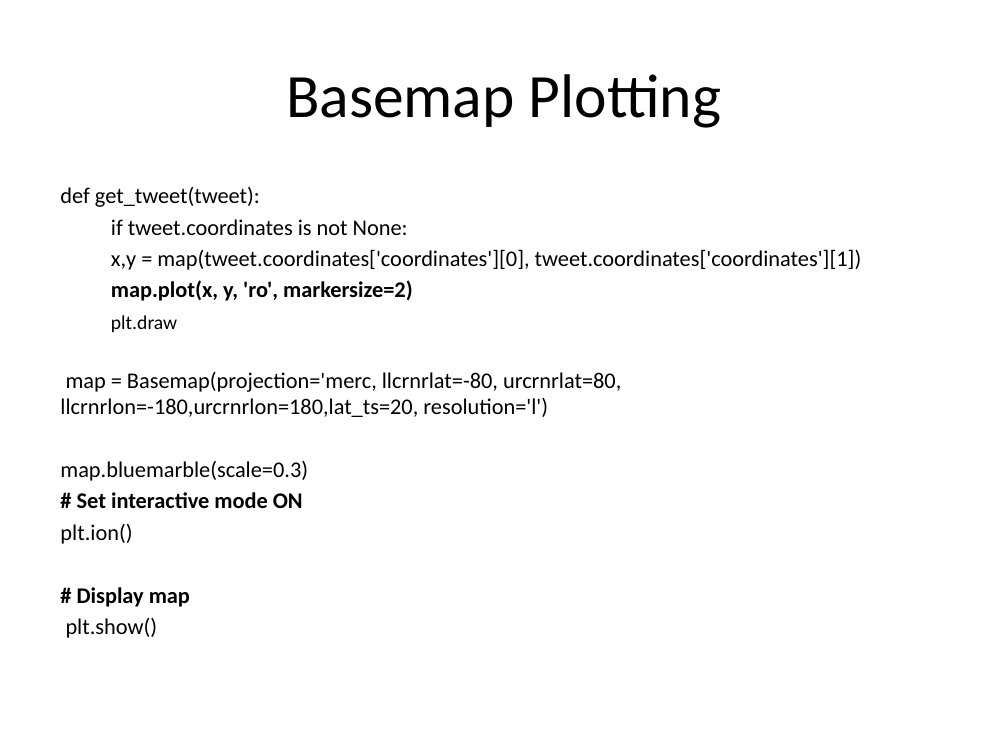
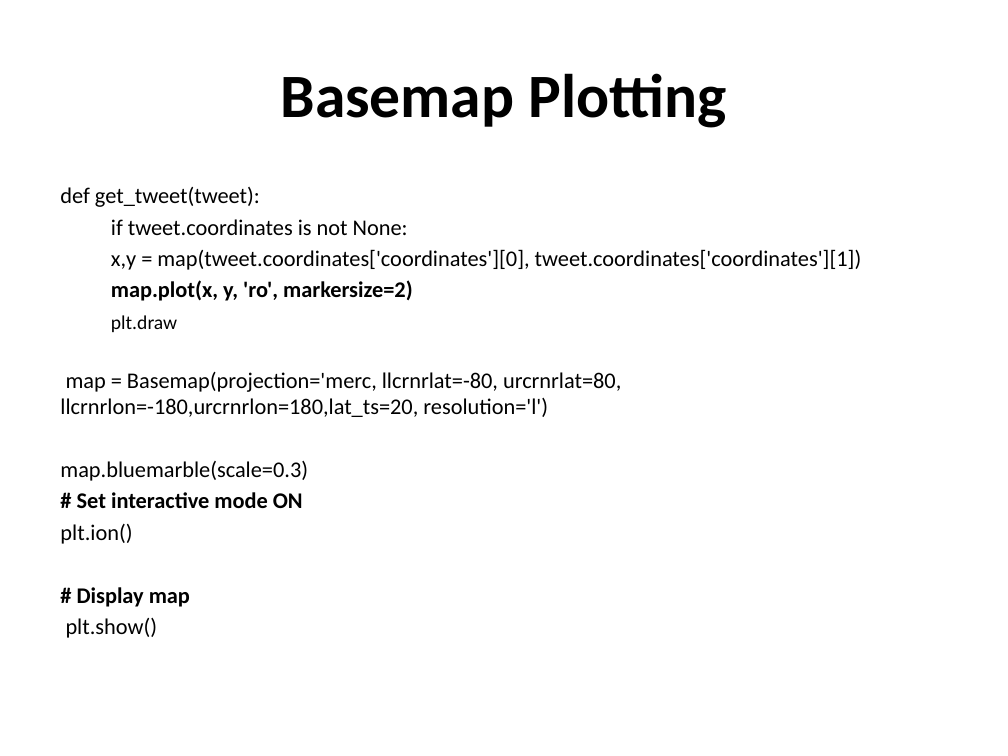
Before and after one commit to karthikdondapati/Python_Final_Project, a slide deck: slide 6 of twitter_streaming.pptx. Drawn at 1008x756 pixels with LibreOffice and Linux fonts; fonts in the diff are those of the drawing. Boxes give left, top, right and bottom in pixels: in the first picture for what was removed or moved away, otherwise in the second. Text is boxed around its words. In the diff, an @@ line names an element or a change of style, - is before the commit and + after.

```diff
--- a/twitter_streaming.pptx
+++ b/twitter_streaming.pptx
@@ title "Basemap Plotting" at (281, 73, 726, 128): bold on @@
```
Also in this commit, not shown: 2 slides added, 2 slides removed, 1 other file.
